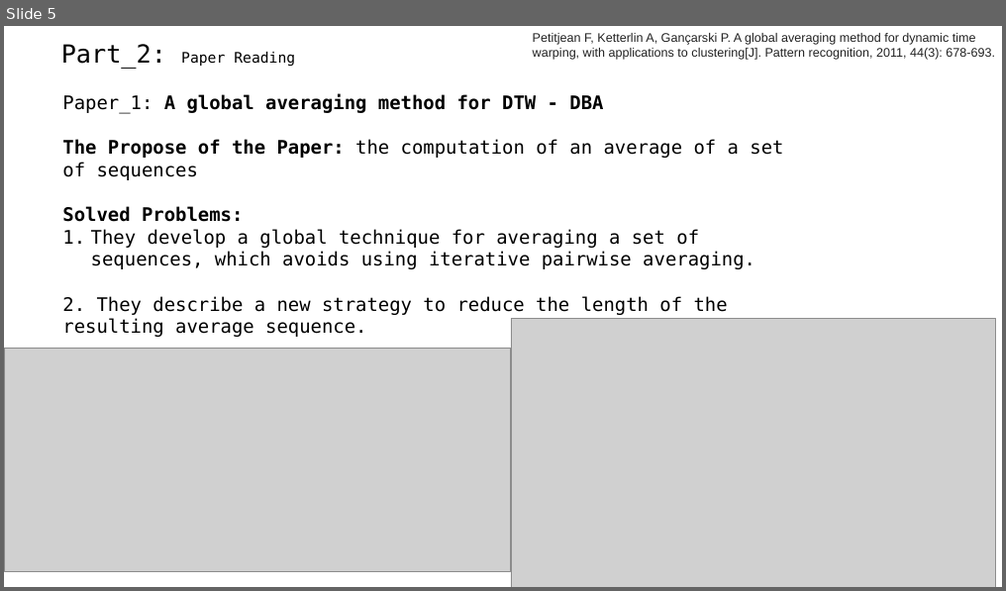
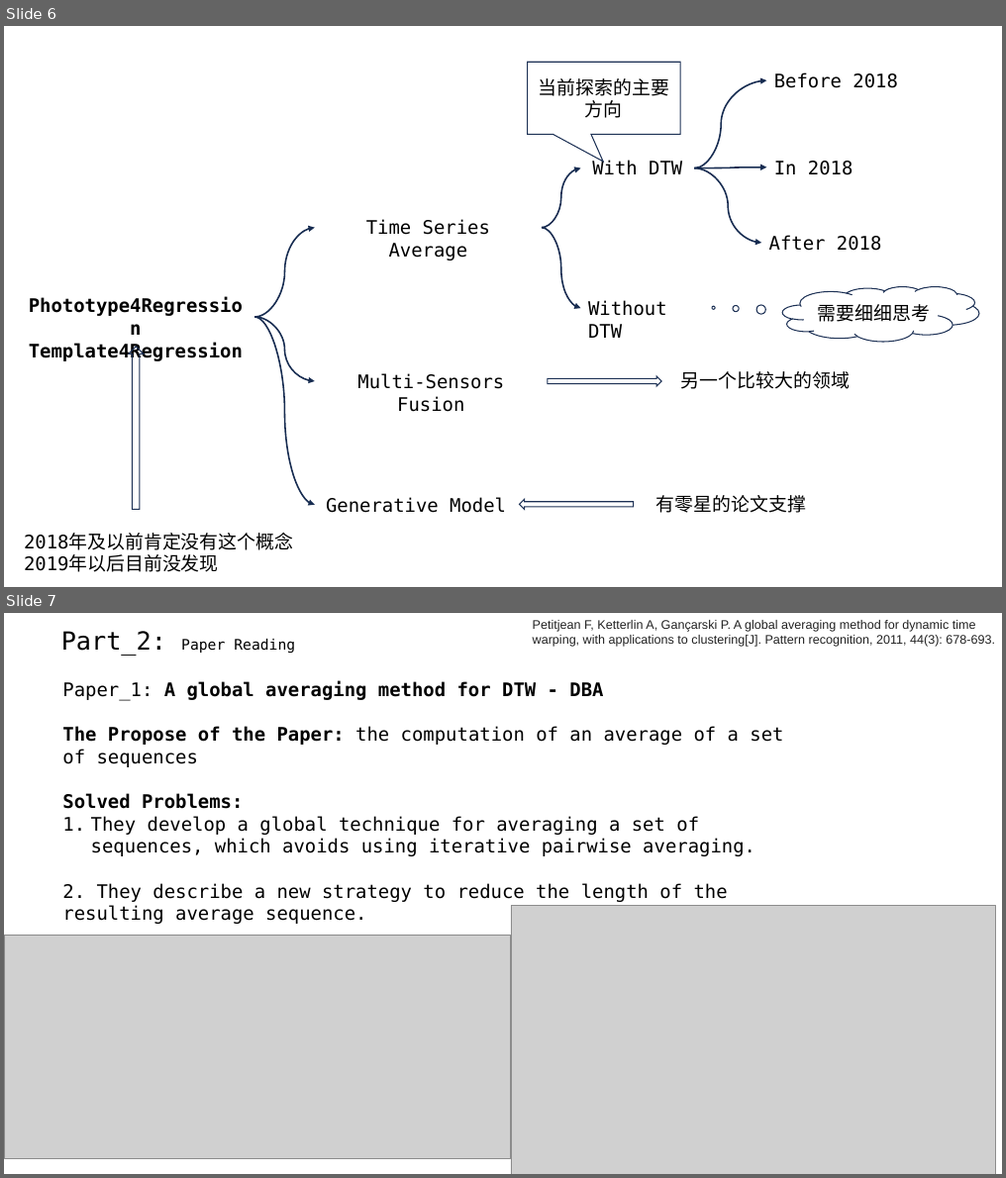
Before and after one commit to A-Big-Tortoise/Presentation, a slide deck: Presentation_1120_JiayuChen.pptx. Shown one above the other, each under a label of ours: slide 5 before the commit, slides 6 and 7 after it. The pictures are 1006x591 and 1006x1178 pixels, drawn with LibreOffice and Linux fonts; fonts in the diff are those of the drawing; grey boxes stand for pictures. Boxes give left, top, right and bottom in pixels: in the first picture for what was removed or moved away, otherwise in the second. Text is boxed around its words. In the diff, an @@ line names an element or a change of style, - is before the commit and + after.

```diff
--- a/Presentation_1120_JiayuChen.pptx
+++ b/Presentation_1120_JiayuChen.pptx
@@ slide 6 added at (4, 26, 1002, 587), background #FFFFFF @@
@@ speech box added at (528, 62, 680, 135), outline #1E3256 1 pt, 18 pt, text #000000 @@
+当前探索的主要方向
@@ curved arrow added from (694, 169) to (767, 80), #172C51 1.5 pt @@
@@ text added at (774, 73, 898, 88), 18 pt, text #000000 @@
+Before 2018
@@ curved arrow added from (542, 227) to (581, 169), #172C51 1.5 pt @@
@@ text added at (592, 160, 682, 174), 18 pt, text #000000 @@
+With DTW
@@ curved arrow added from (694, 169) to (767, 168), #172C51 1.5 pt @@
@@ curved arrow added from (694, 169) to (761, 243), #172C51 1.5 pt @@
@@ text added at (774, 161, 853, 175), 18 pt, text #000000 @@
+In 2018
@@ curved arrow added from (254, 317) to (315, 227), #172C51 1.5 pt @@
@@ text added at (366, 219, 490, 261), 18 pt, text #000000 @@
+Time Series Average
@@ curved arrow added from (542, 227) to (581, 308), #172C51 1.5 pt @@
@@ text added at (769, 235, 882, 251), 18 pt, text #000000 @@
+After 2018
@@ thought cloud added at (782, 286, 979, 341), outline #1E3256 1 pt, 18 pt, text #000000 @@
+需要细细思考
@@ curved arrow added from (254, 317) to (315, 381), #172C51 1.5 pt @@
@@ curved arrow added from (254, 317) to (315, 505), #172C51 1.5 pt @@
@@ text added at (588, 300, 667, 338), 18 pt, text #000000 @@
+Without DTW
@@ text added at (29, 343, 243, 363), 18 pt, text #000000, bold @@
+Phototype4Regression
+Template4Regression
@@ right arrow added at (129, 347, 144, 509), outline #1E3256 1 pt @@
@@ text added at (357, 373, 504, 412), 18 pt, text #000000 @@
+Multi-Sensors Fusion
@@ right arrow added at (548, 376, 661, 386), outline #1E3256 1 pt @@
@@ text added at (681, 372, 849, 389), 18 pt, text #000000 @@
+另一个比较大的领域
@@ text added at (326, 497, 506, 513), 18 pt, text #000000 @@
+Generative Model
@@ right arrow added at (519, 500, 633, 509), outline #1E3256 1 pt @@
@@ text added at (656, 495, 806, 513), 18 pt, text #000000 @@
+有零星的论文支撑
@@ text added at (17, 527, 307, 580), 18 pt, text #000000 @@
+2018年及以前肯定没有这个概念2019年以后目前没发现
@@ what was slide 5 is now slide 7 @@
```
Also in this commit, not shown: 1 slide changed, 1 other slide added.
